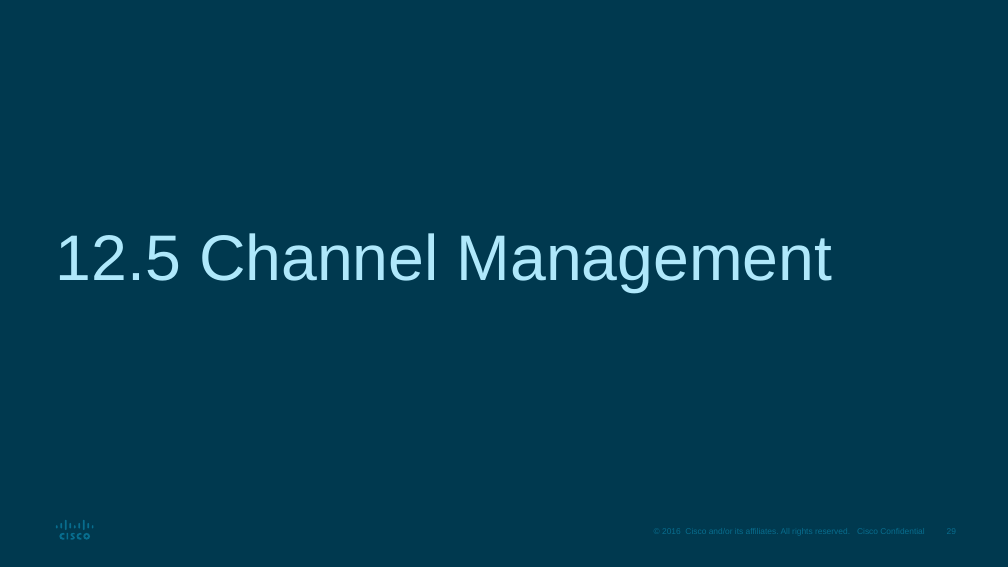
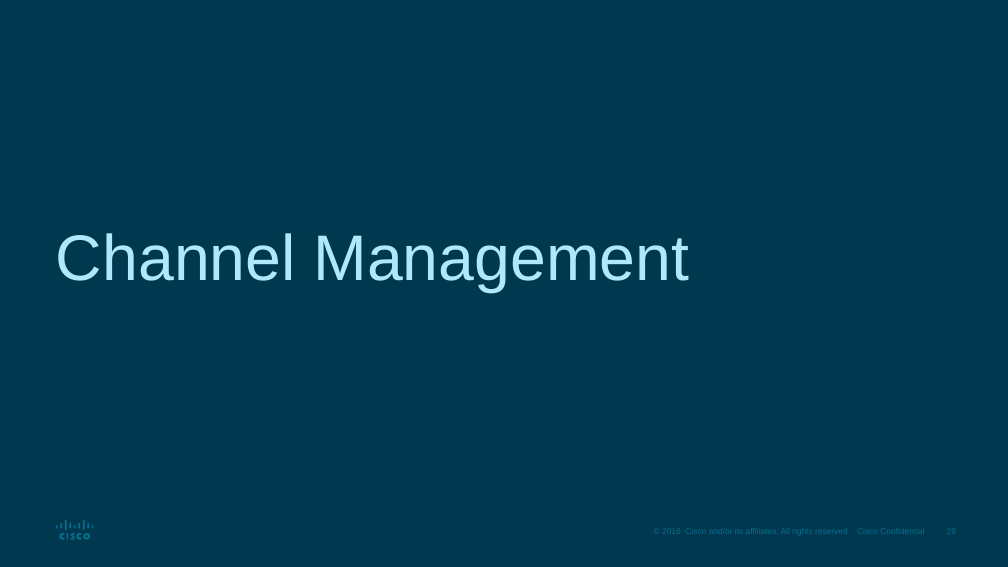
Before and after one commit to ECUbakers/PKH-2154, a slide deck: slide 29 of module5/SRWE_Module_12_talking points.pptx. Drawn at 1008x567 pixels with LibreOffice and Linux fonts; fonts in the diff are those of the drawing. Boxes give left, top, right and bottom in pixels: in the first picture for what was removed or moved away, otherwise in the second. Text is boxed around its words. In the diff, an @@ line names an element or a change of style, - is before the commit and + after.

```diff
--- a/module5/SRWE_Module_12_talking points.pptx
+++ b/module5/SRWE_Module_12_talking points.pptx
@@ title at [56, 233, 690, 292]: text changed @@
-12.5 Channel Management
+Channel Management
```
Also in this commit, not shown: 7 other slides changed, 1 slide removed.
